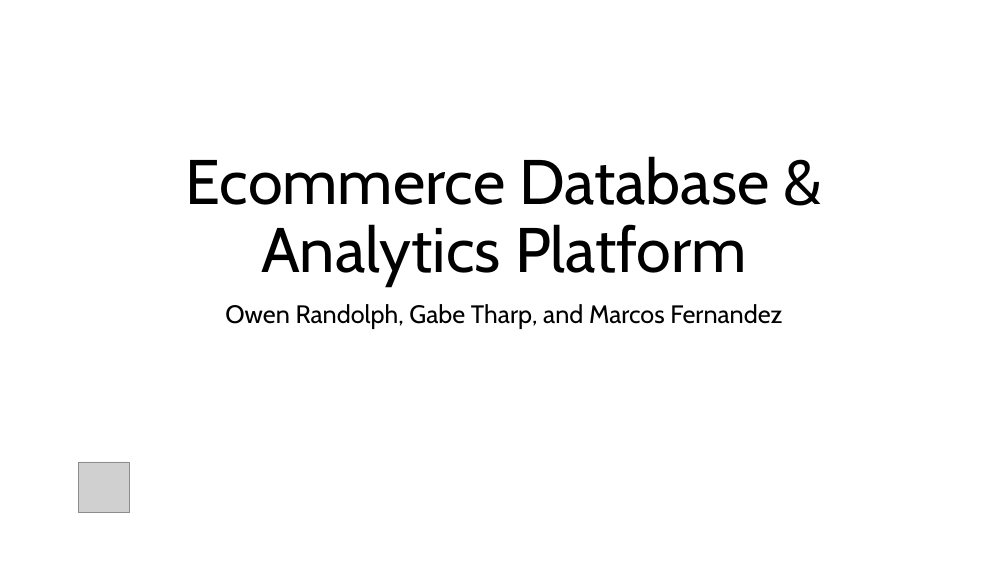
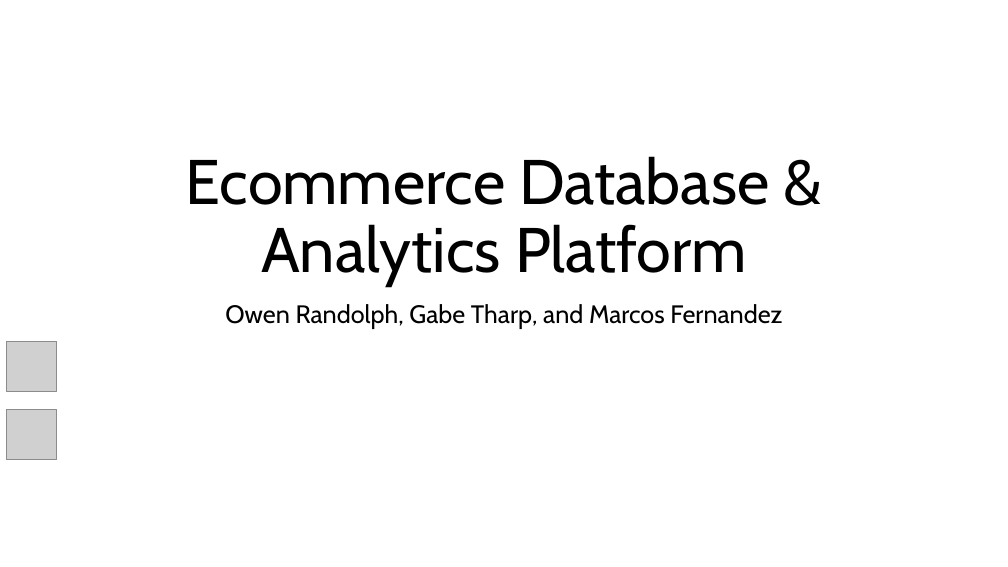
Before and after one commit to orandolph8/ADT-Final-Project, a slide deck: slide 1 of ADT_Presentation.pptx. Drawn at 1008x567 pixels with LibreOffice and Linux fonts; fonts in the diff are those of the drawing; grey boxes stand for pictures. Boxes give left, top, right and bottom in pixels: in the first picture for what was removed or moved away, otherwise in the second. Text is boxed around its words. In the diff, an @@ line names an element or a change of style, - is before the commit and + after.

Commit message:
Added Intro

```diff
--- a/ADT_Presentation.pptx
+++ b/ADT_Presentation.pptx
@@ picture: place and size @@
-picture at (79,462,129,513)
+picture at (6,341,57,392)
@@ picture added at (6,410,57,461) @@
```
